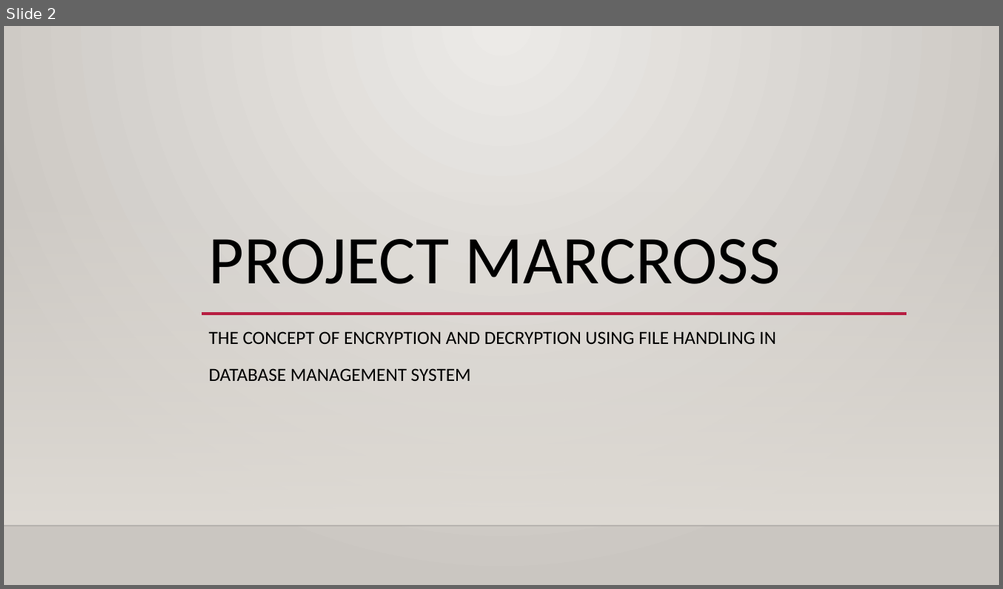
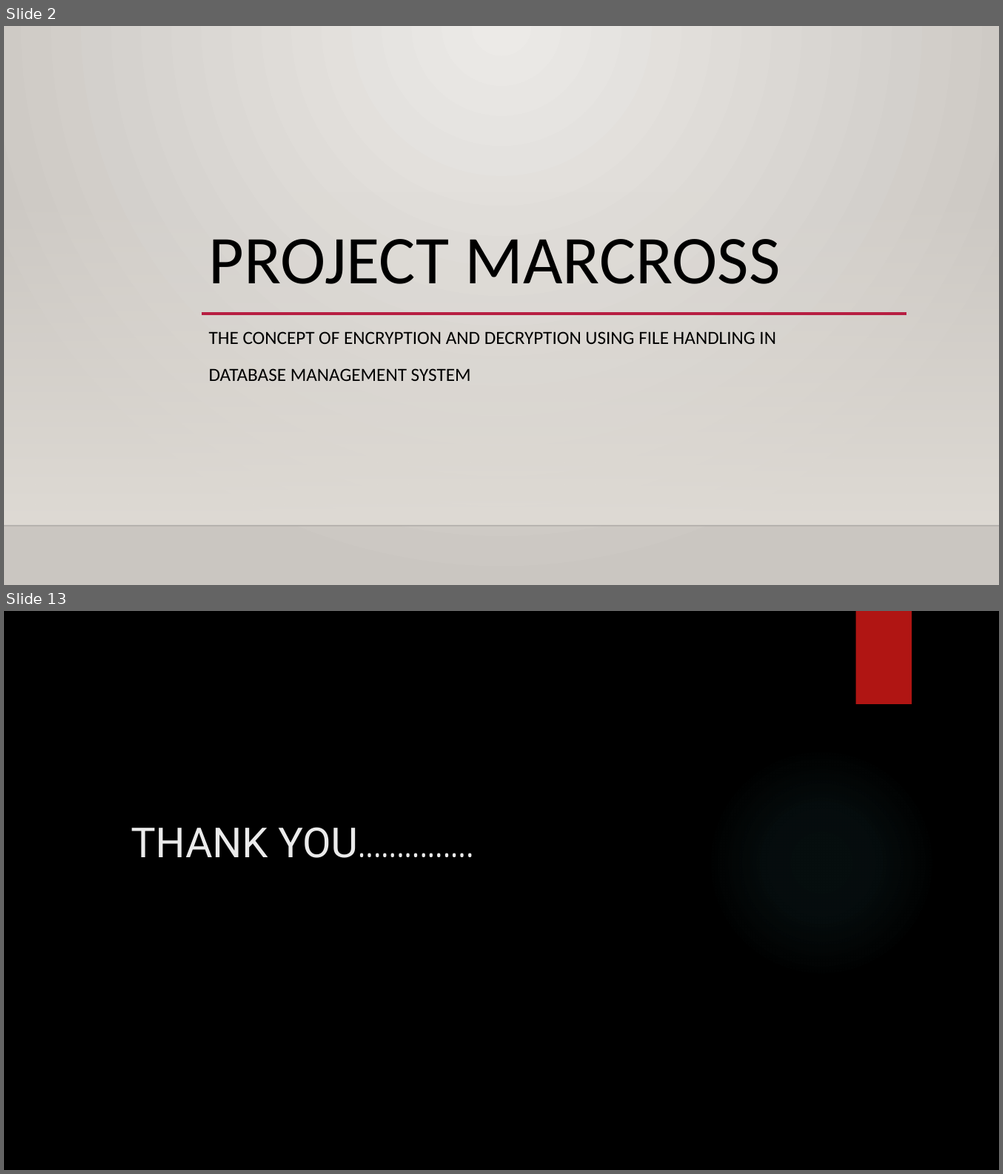
Before and after one commit to ASHISH-GITHUB2495/PROJECT-MARCROSS, a slide deck: WELCOME.pptx. Shown one above the other, each under a label of ours: slide 2 before the commit, slides 2 and 13 after it; the slides between them are not shown. The pictures are 1003x589 and 1003x1174 pixels, drawn with LibreOffice and Linux fonts; fonts in the diff are those of the drawing; background and template pictures are left out. Boxes give left, top, right and bottom in pixels: in the first picture for what was removed or moved away, otherwise in the second. Text is boxed around its words. In the diff, an @@ line names an element or a change of style, - is before the commit and + after.

```diff
--- a/WELCOME.pptx
+++ b/WELCOME.pptx
@@ slide 13 added at [4, 611, 999, 1170], background picture (left out) @@
@@ rectangle added at [855, 611, 911, 704], fill #B01513 @@
@@ ellipse added at [706, 748, 936, 977], fill gradient #50B9C1 @@
@@ title added at [131, 827, 473, 858], 40 pt, text #EBEBEB @@
+THANK YOU……………
```
Also in this commit, not shown: 7 slides changed, 3 other slides added, 2 slides removed, 26 other files.
